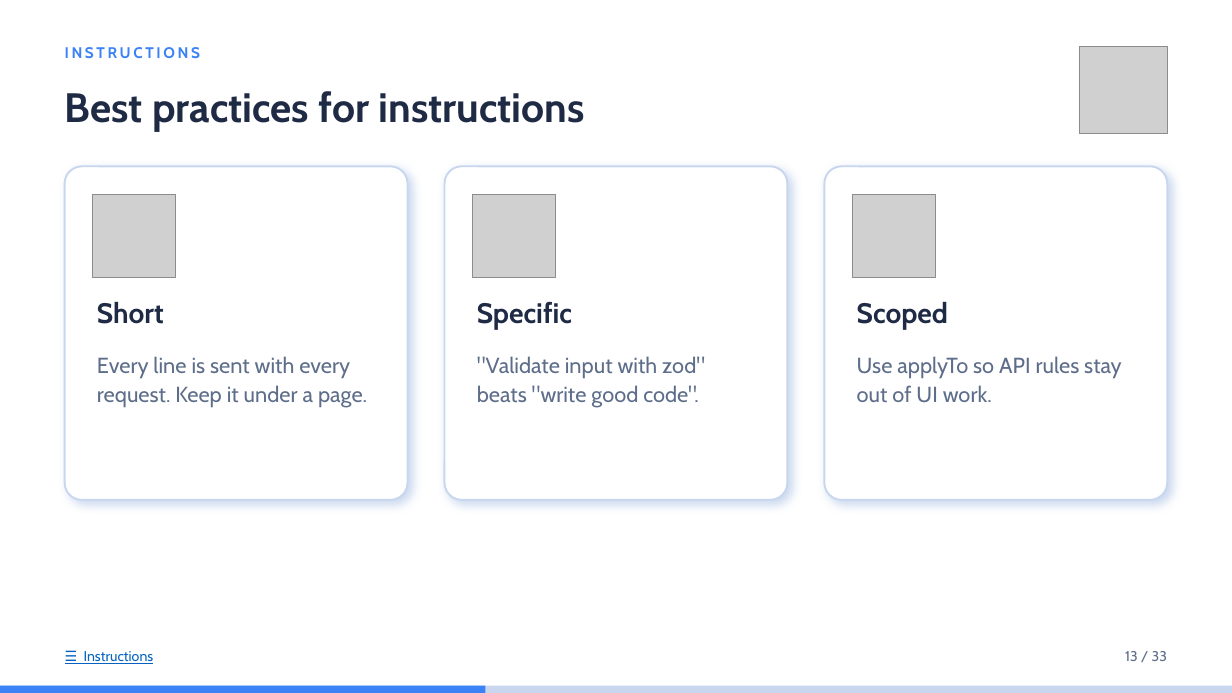
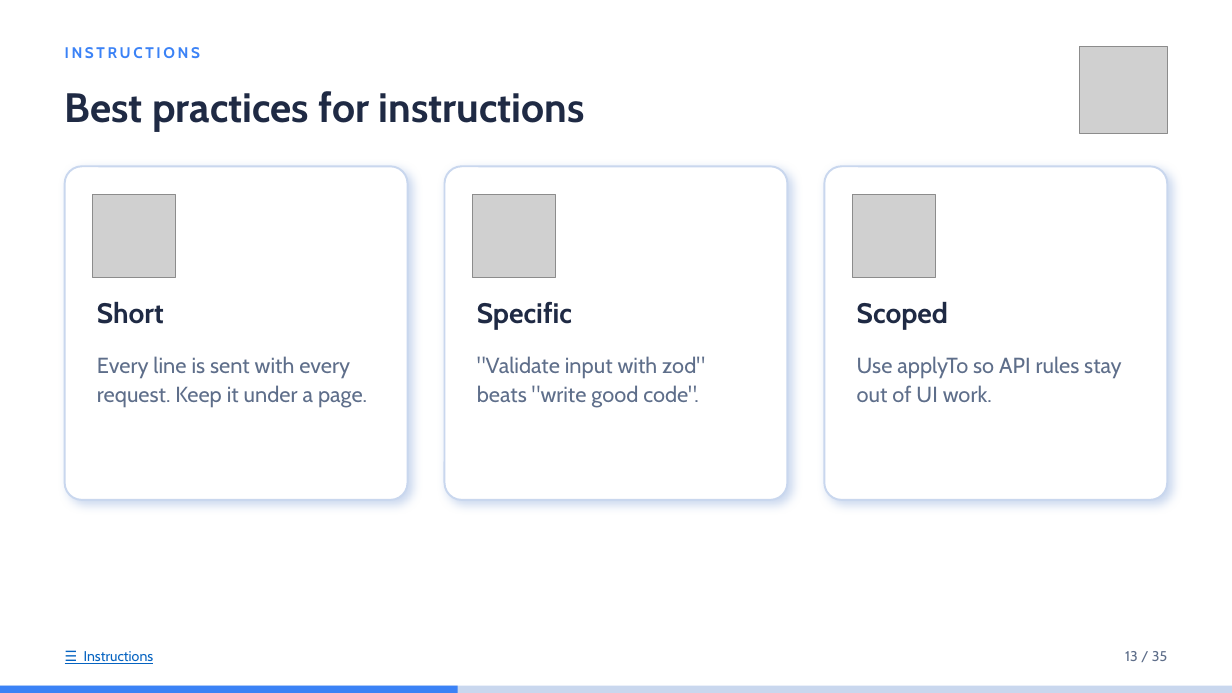
Before and after one commit to idoudist/ai-toolbox-presentation, a slide deck: slide 13 of hello-skills.pptx. Drawn at 1232x693 pixels with LibreOffice and Linux fonts; fonts in the diff are those of the drawing; grey boxes stand for pictures. Boxes give left, top, right and bottom in pixels: in the first picture for what was removed or moved away, otherwise in the second. Text is boxed around its words. In the diff, an @@ line names an element or a change of style, - is before the commit and + after.

```diff
--- a/hello-skills.pptx
+++ b/hello-skills.pptx
@@ text at (1125, 651, 1167, 661): text changed @@
-13 / 33
+13 / 35
@@ rectangle: place and size @@
-rectangle at (0, 686, 485, 693)
+rectangle at (0, 686, 457, 693)
```
Also in this commit, not shown: 28 other slides changed, 2 slides added.
